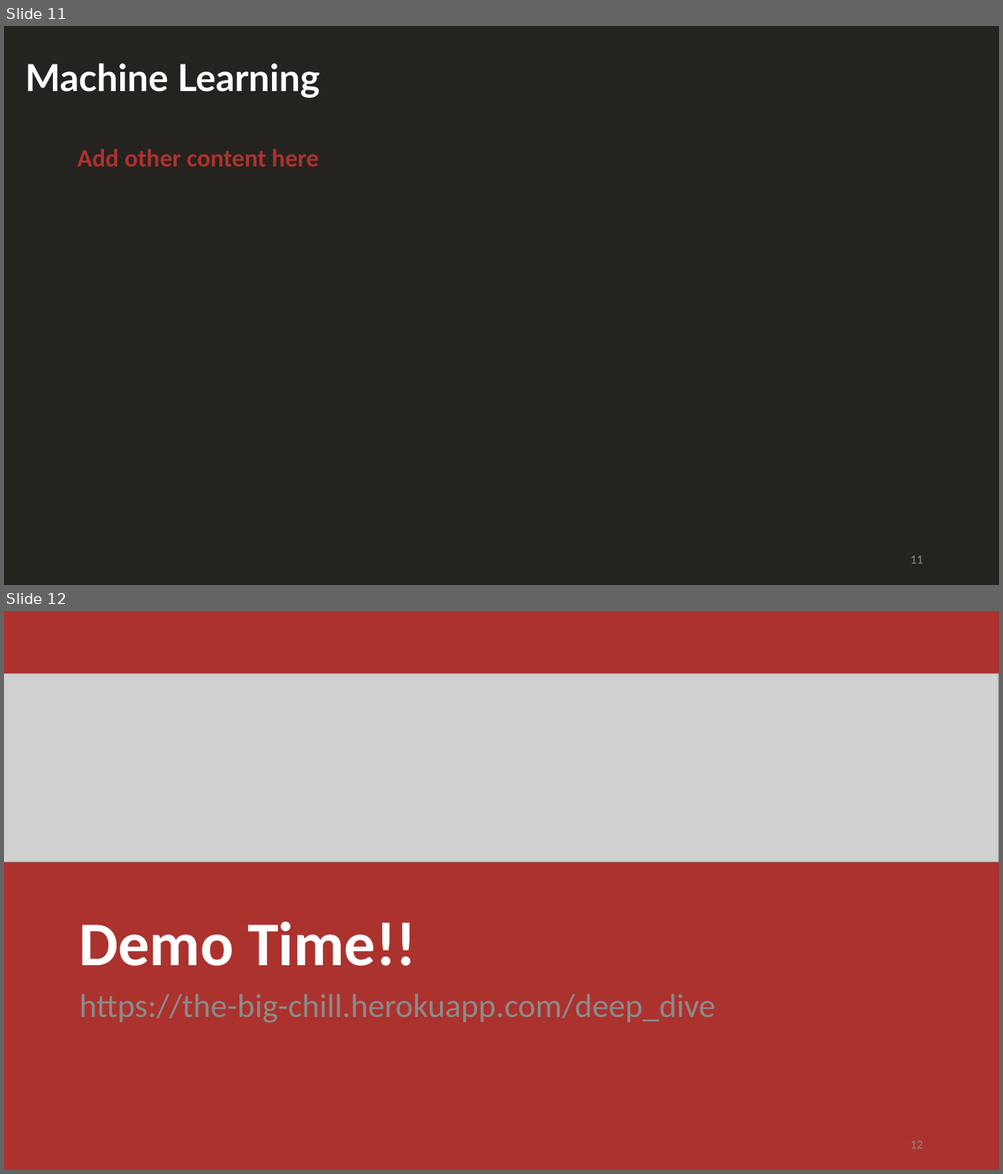
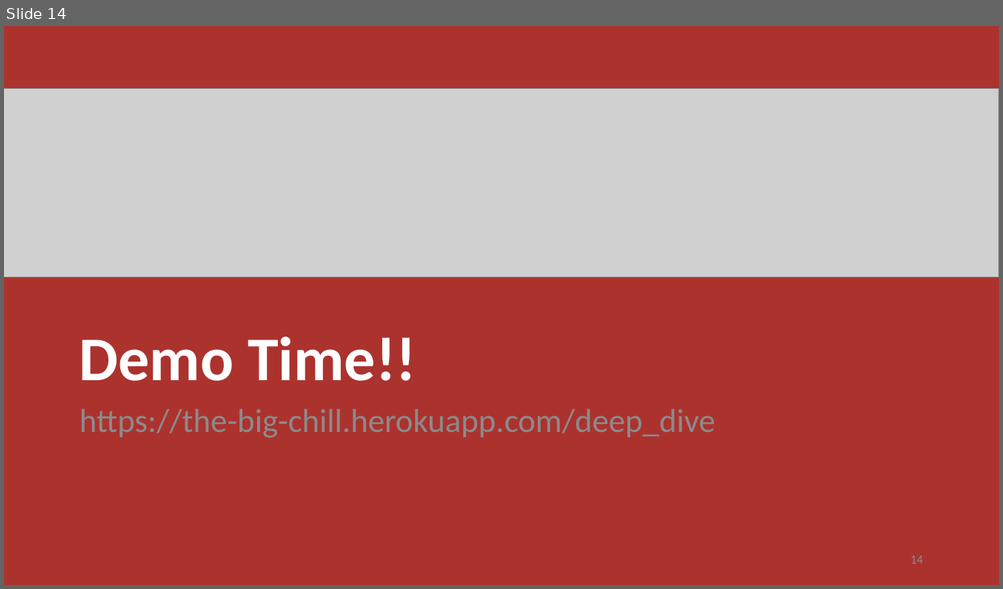
Before and after one commit to HaifaNajdawi/The_big_chill, a slide deck: Final_Report_Out_Presentation.pptx. Shown one above the other, each under a label of ours: slides 11 and 12 before the commit, slide 14 after it. The pictures are 1003x1174 and 1003x589 pixels, drawn with LibreOffice and Linux fonts; fonts in the diff are those of the drawing; grey boxes stand for pictures. Boxes give left, top, right and bottom in pixels: in the first picture for what was removed or moved away, otherwise in the second. Text is boxed around its words. In the diff, an @@ line names an element or a change of style, - is before the commit and + after.

```diff
--- a/Final_Report_Out_Presentation.pptx
+++ b/Final_Report_Out_Presentation.pptx
@@ slide 11 removed at <box>4,26,999,585</box>, background #24231F @@
@@ text removed at <box>25,63,319,98</box> @@
-Machine Learning
@@ text removed at <box>77,149,318,167</box> @@
-Add other content here
@@ page number removed at <box>910,556,922,564</box> @@
-11
@@ what was slide 12 is now slide 14 @@
@@ page number at <box>910,556,922,564</box>: text changed @@
-12
+14
```
Also in this commit, not shown: 11 slides changed, 4 slides added.
